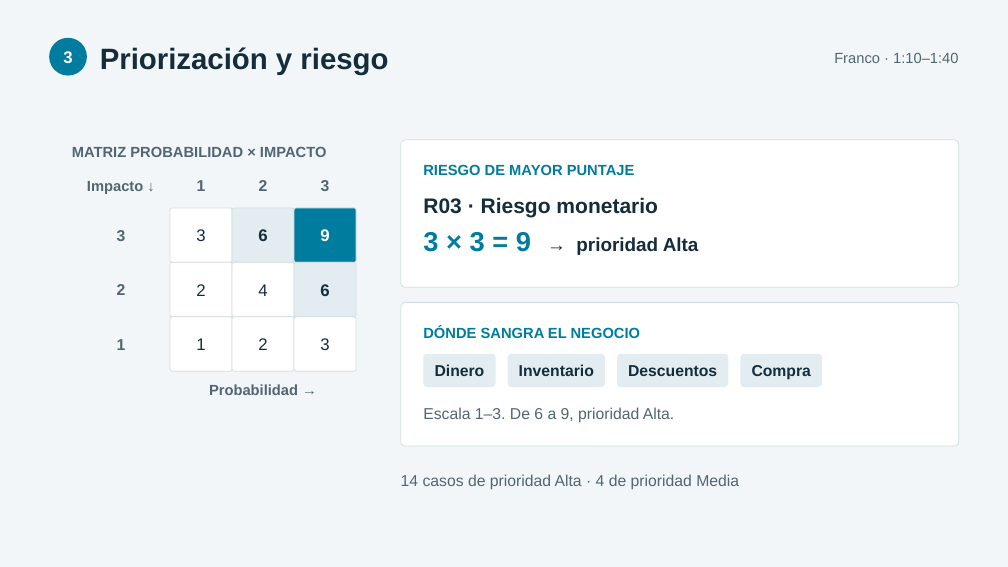
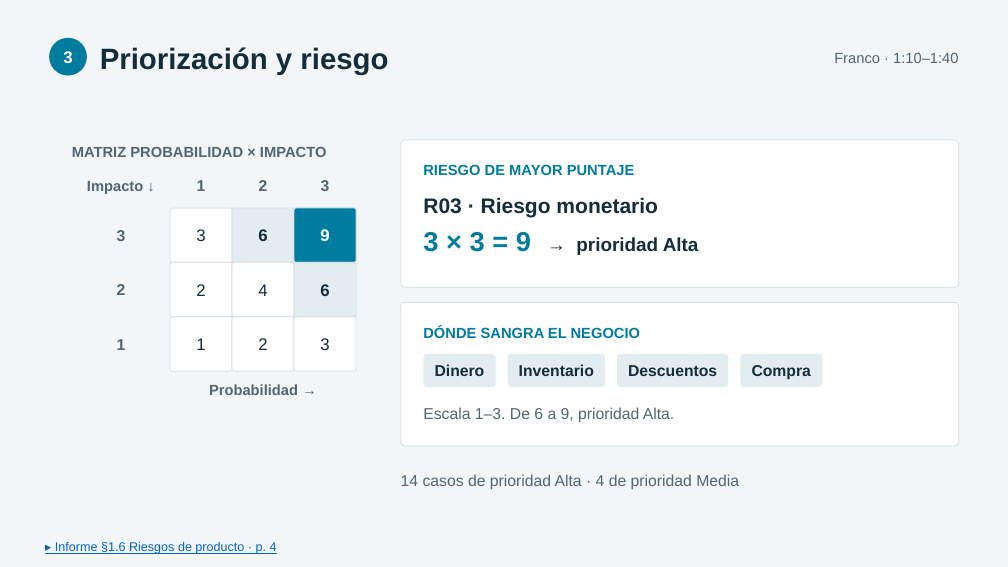
Before and after one commit to usuariogranit/Proyecto1_Caso3_OpenCart, a slide deck: slide 3 of entrega/Proyecto1_Caso3_Grupo5/Proyecto1_Caso3_Grupo5_Exposicion_FINAL.pptx. Drawn at 1008x567 pixels with LibreOffice and Linux fonts; fonts in the diff are those of the drawing. Boxes give left, top, right and bottom in pixels: in the first picture for what was removed or moved away, otherwise in the second. Text is boxed around its words. In the diff, an @@ line names an element or a change of style, - is before the commit and + after.

Commit message:
Presentacion final con 36 enlaces al informe: pie por lamina e identificadores de caso y de defecto

```diff
--- a/entrega/Proyecto1_Caso3_Grupo5/Proyecto1_Caso3_Grupo5_Exposicion_FINAL.pptx
+++ b/entrega/Proyecto1_Caso3_Grupo5/Proyecto1_Caso3_Grupo5_Exposicion_FINAL.pptx
@@ text added at [55,542,277,554], 12 pt, text #0563C1, underline @@
+▸ Informe §1.6 Riesgos de producto · p. 4
```
Also in this commit, not shown: 16 other slides changed, 1 other file.
